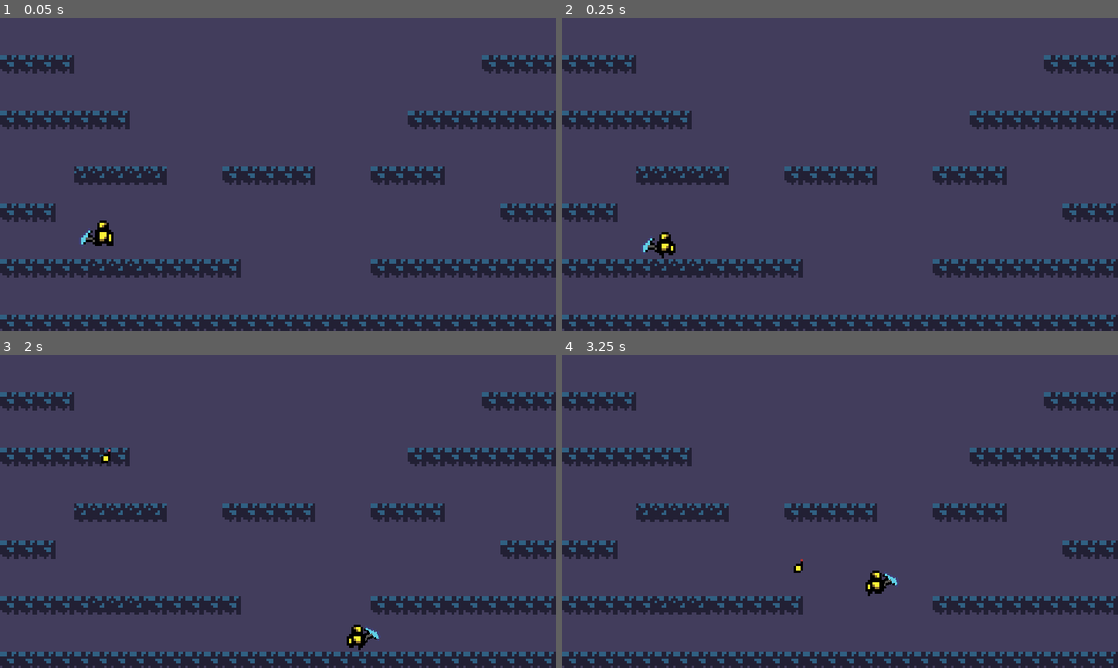
Above: before the commit, frames 1-4 (two rows, left to right).
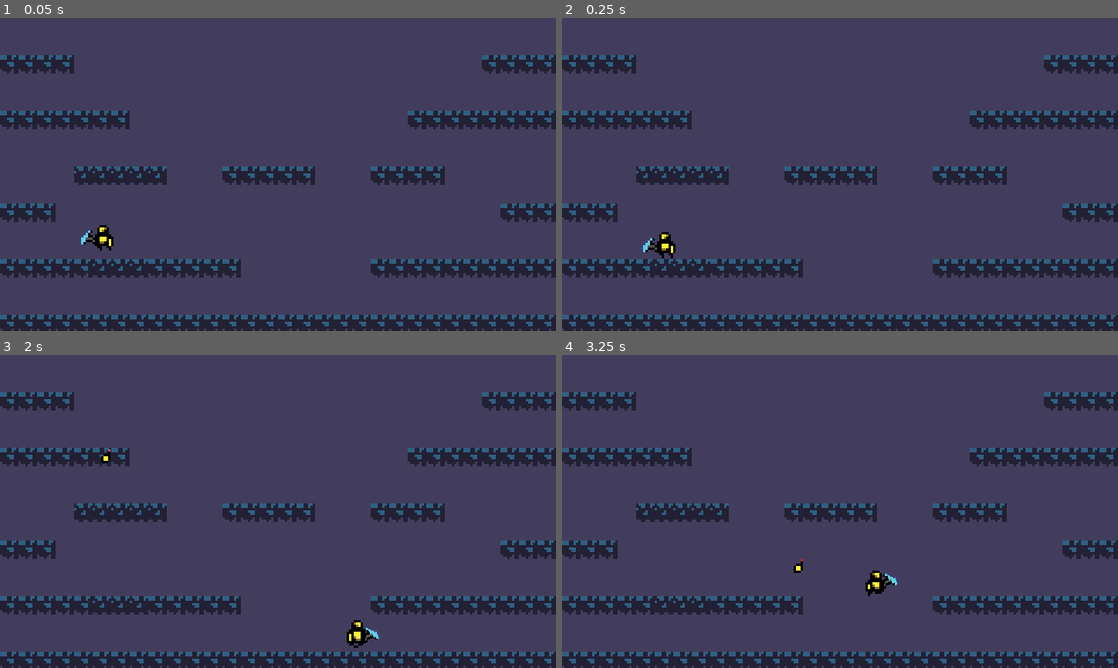
Above: after the commit, the same moments.

Repository: guilhermehto/linux-game-jam-2019
Game: Godot game, scene res://Game.tscn
Two runs of this game, one before a commit and one after it. Both use one fixed random seed, a clock stepped at 60 frames per second and the inputs below.
Inputs (mouse positions are in pixels of both pictures, inside the frame that each line leads up to):
- Up to frame 1 (0.05 s): no input
- Up to frame 2 (0.25 s): no input
- Up to frame 3 (2 s): tap Enter at 0.5 s; move the mouse to (400, 495) at 0.52 s; press the mouse at (400, 495) at 0.53 s; hold D (move_right) from 0.53 s (still down); tap Space (jump) at 0.77, 1.52 s; move the mouse to (166, 527) at 1.27 s; release the mouse at (166, 527) at 1.28 s; click (166, 527) at 1.35 s
- Up to frame 4 (3.25 s): move the mouse to (895, 442) at 2.02 s; release D (move_right) at 2.03 s; press the mouse at (895, 442) at 2.03 s; hold A (move_left) 2.03-2.78 s; move the mouse to (812, 574) at 2.77 s; release the mouse at (812, 574) at 2.78 s; hold D (move_right) from 2.78 s (still down); click (812, 574) at 2.85 s; tap Space (jump) at 3.02 s

The runs differ from the first frame. In frame 1, 0.1% of the frame differs, in the area x 17-21%, y 64-75%; in frame 2, less than 0.1%; in frame 3, 0.1%, in the area x 62-66%, y 84-95%; in frame 4, nothing differs.

Commit message:
Fixed player default animation

Diff:
--- a/player/Player.tscn
+++ b/player/Player.tscn
@@ -32,7 +32,8 @@
 
 [node name="Sprite" type="AnimatedSprite" parent="."]
 frames = SubResource( 1 )
-animation = "run"
+animation = "idle"
+frame = 1
 playing = true
 
 [node name="CollisionShape2D" type="CollisionShape2D" parent="."]
